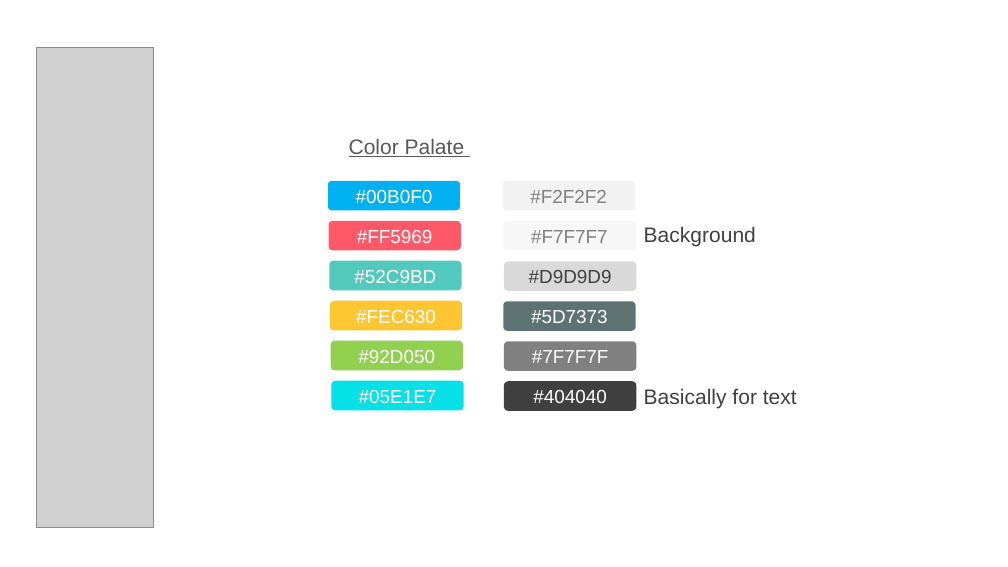
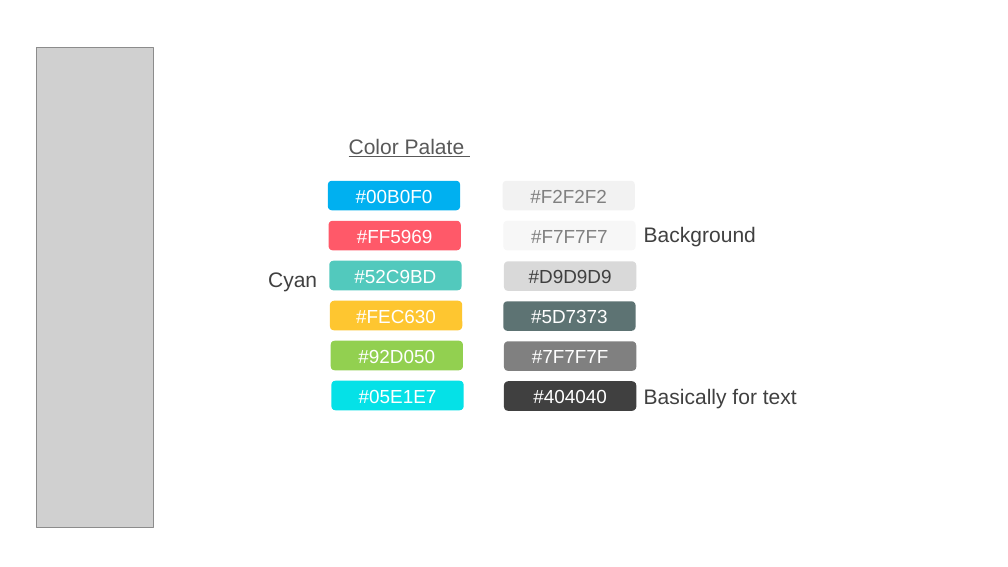
Before and after one commit to Danishan1/Html-CSS-Projects, a slide deck: slide 1 of Design Requirement/Class Diagram.pptx. Drawn at 1008x567 pixels with LibreOffice and Linux fonts; fonts in the diff are those of the drawing; grey boxes stand for pictures. Boxes give left, top, right and bottom in pixels: in the first picture for what was removed or moved away, otherwise in the second. Text is boxed around its words. In the diff, an @@ line names an element or a change of style, - is before the commit and + after.

```diff
--- a/Design Requirement/Class Diagram.pptx
+++ b/Design Requirement/Class Diagram.pptx
@@ text added at box(268, 272, 317, 291), 20 pt, text #404040 @@
+Cyan
```
Also in this commit, not shown: 12 other files.
